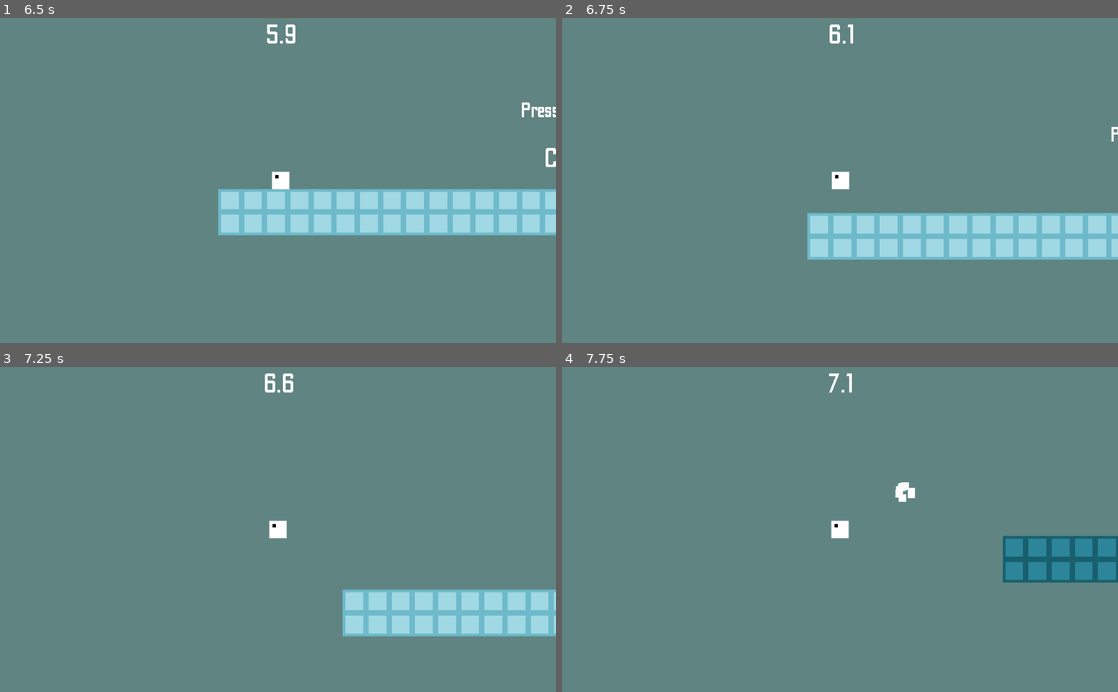
Above: before the commit, frames 1-4 (two rows, left to right).
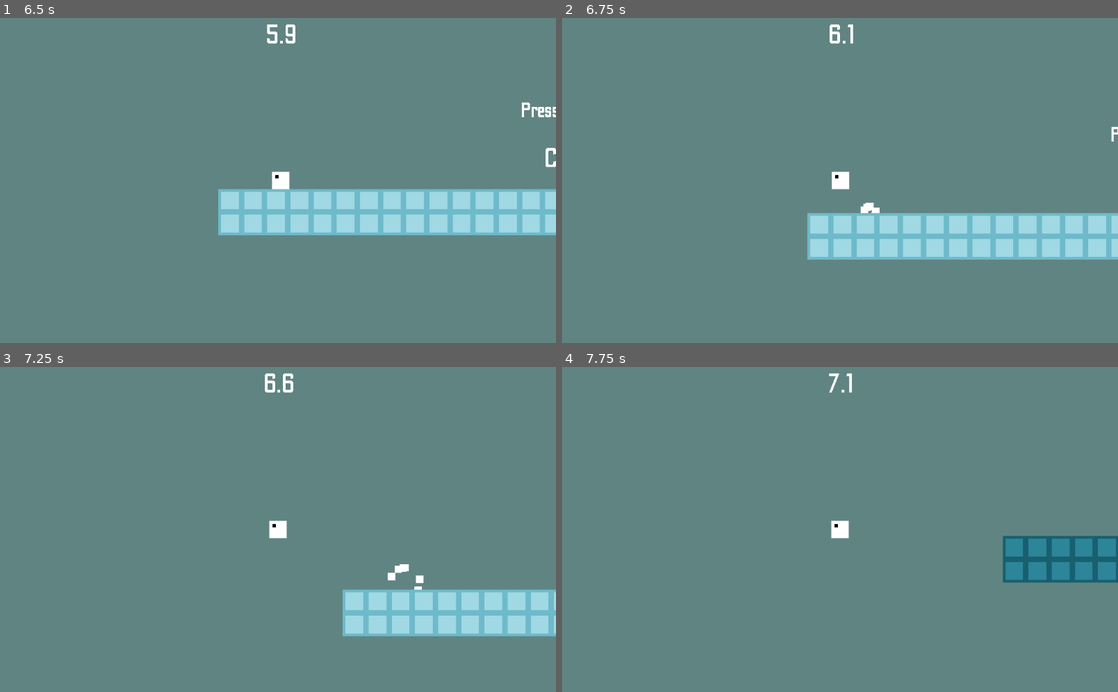
Above: after the commit, the same moments.

Repository: jonot-cyber/brackeys-game-jam-game-that-i-am-doing
Game: Godot game, scene res://Scenes/UI.tscn
Same seed, same stepped clock (60 frames per second), same inputs: the game is played once before the commit and once after it.
Inputs (mouse positions are in pixels of both pictures, inside the frame that each line leads up to):
- Up to frame 1 (6.5 s): click "Play" at 0.5 s; tap Enter at 1.25 s; move the mouse to (400, 164) at 1.27 s; click (400, 164) at 1.42 s; tap Space at 1.52, 4.52 s; drag from (166, 196) to (250, 245) at 2.02 s; move the mouse to (333, 109) at 2.77 s; click (333, 109) at 2.92 s; drag from (250, 245) to (111, 131) at 3.52 s; move the mouse to (444, 229) at 4.27 s; click (444, 229) at 4.42 s; drag from (111, 131) to (194, 99) at 5.02 s; move the mouse to (305, 180) at 5.77 s; click (305, 180) at 5.92 s
- Up to frame 2 (6.75 s): drag from (756, 99) to (728, 196) at 6.52 s
- Up to frame 3 (7.25 s): no input
- Up to frame 4 (7.75 s): move the mouse to (962, 513) at 7.27 s; click (962, 513) at 7.42 s; tap Space at 7.52 s

Frame 1 is identical in both runs. In frame 2, less than 0.1% of the frame differs, in the area x 53-58%, y 56-61%; in frame 3, 0.1%; in frame 4, 0.2%, in the area x 59-64%, y 35-42%.

Commit message:
welcome squidwards tiki land hoo haa hoo tiki tiki

Diff:
--- a/Scenes/Objects/Player.tscn
+++ b/Scenes/Objects/Player.tscn
@@ -143,6 +143,7 @@
 z_index = -2
 emitting = false
 lifetime = 2.0
+one_shot = true
 speed_scale = 2.0
 explosiveness = 1.0
 local_coords = false
--- a/Scripts/PlayerController.gd
+++ b/Scripts/PlayerController.gd
@@ -70,6 +70,7 @@
 			if not land.playing:
 				land.play()
 				bounce.emitting = true
+				bounce.restart()
 				bounce_timer.start()
 			shake.start(0.2, 15, 16)
 			direction = Vector2(0,0)
